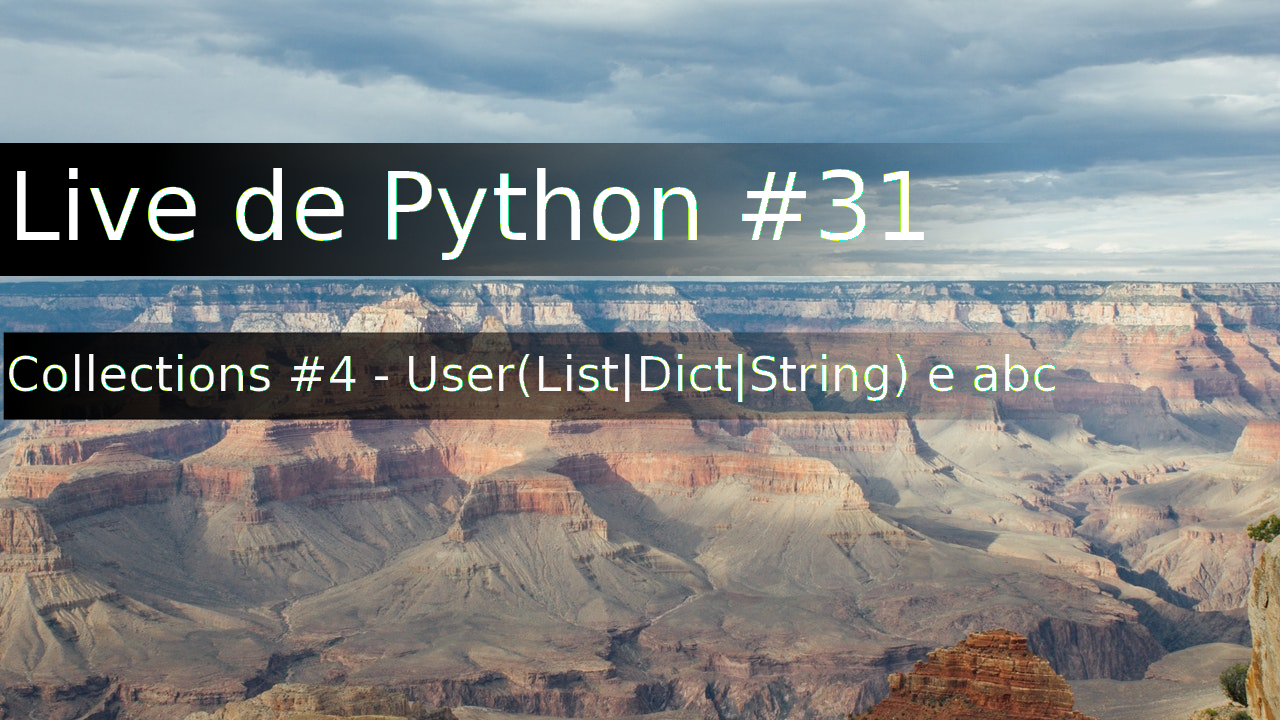
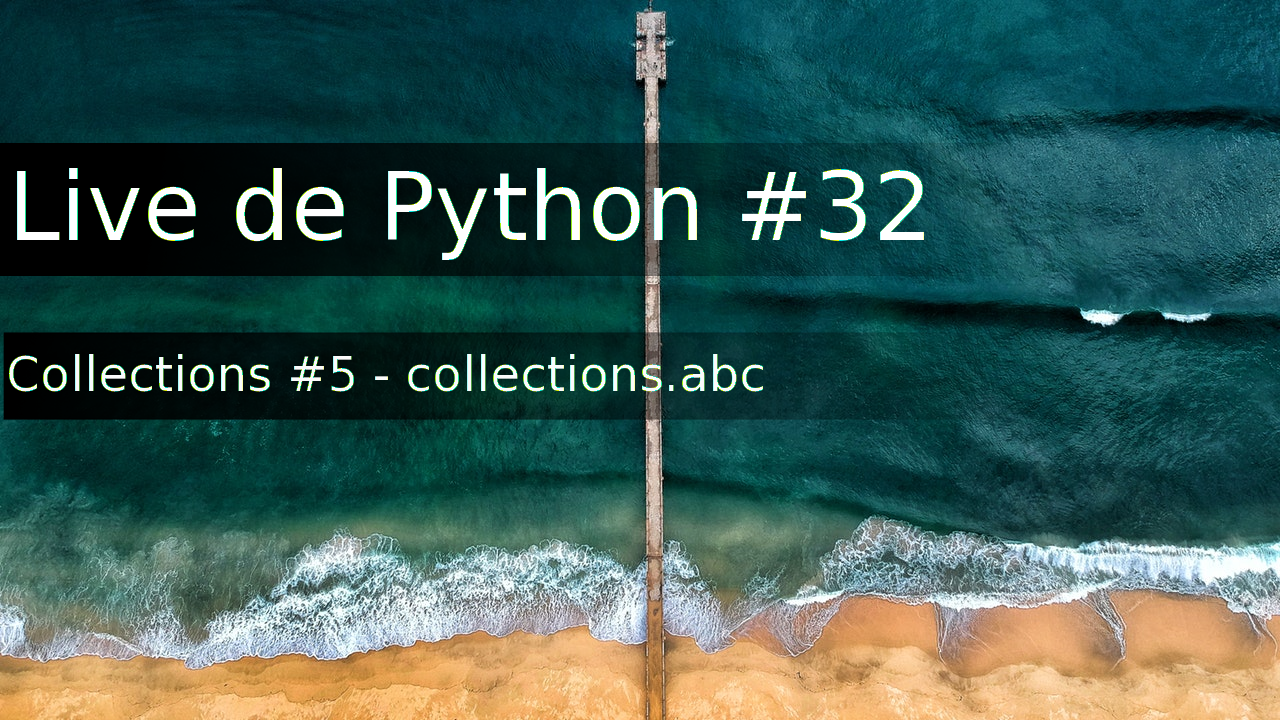
Layer changes from the first (1280, 720) image to the second:
renamed "Collections #4 - User(List|Dic..." to "Collections #5 - collections.a...", painted on it over [27, 354, 1055, 402]
renamed "Live de Python #31" to "Live de Python #32", painted on it over [154, 168, 924, 260]
renamed "pexels-photo-63555.jpeg" to "pexels-photo-697313.jpeg", painted on it over [0, 0, 1280, 720]
